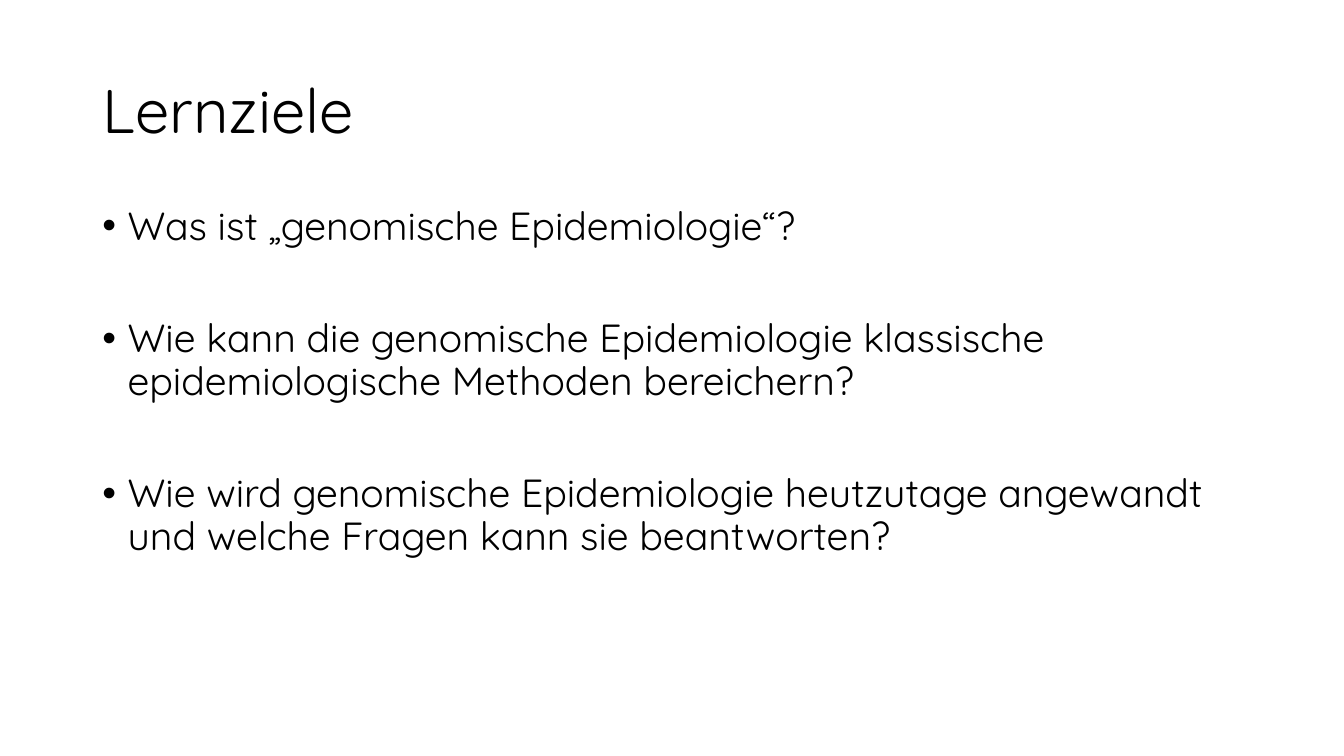
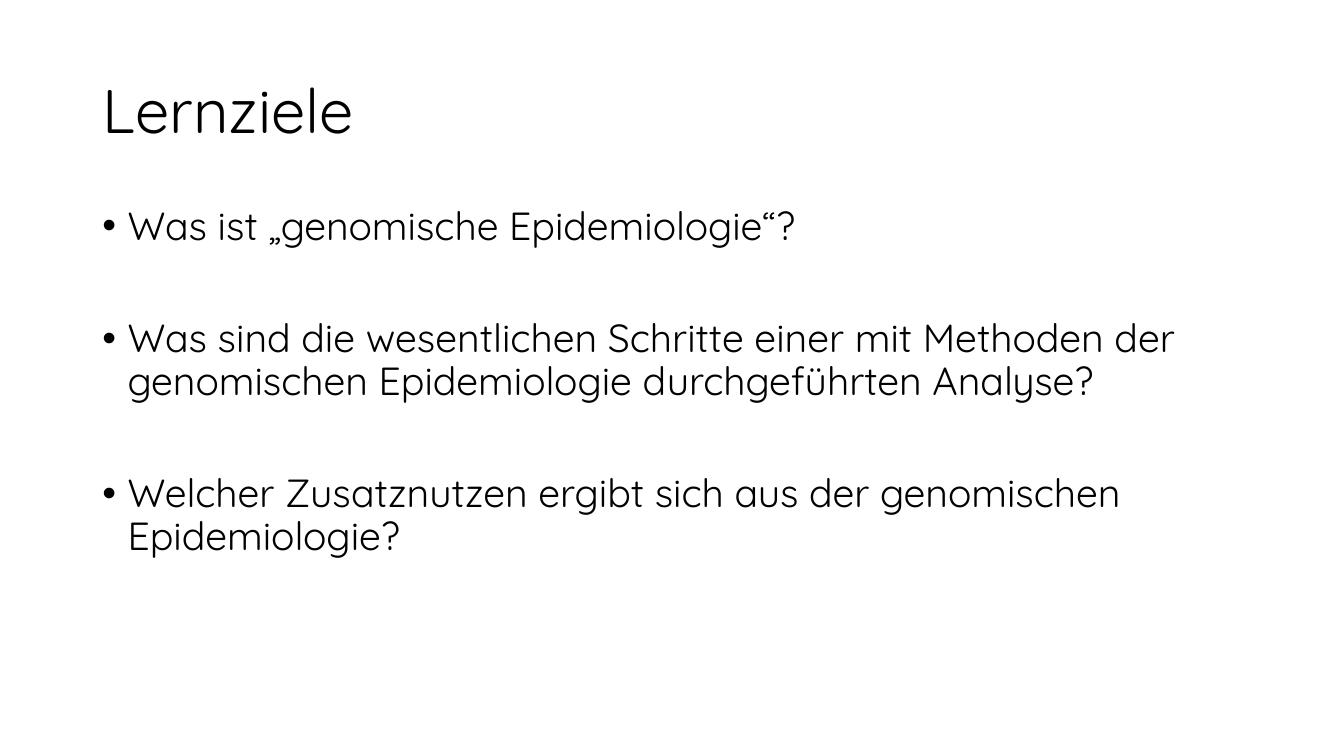
Before and after one commit to DiltheyLab/Teaching, a slide deck: slide 2 of Genomische Epidemiologie.pptx. Drawn at 1344x756 pixels with LibreOffice and Linux fonts; fonts in the diff are those of the drawing. Boxes give left, top, right and bottom in pixels: in the first picture for what was removed or moved away, otherwise in the second. Text is boxed around its words. In the diff, an @@ line names an element or a change of style, - is before the commit and + after.

```diff
--- a/Genomische Epidemiologie.pptx
+++ b/Genomische Epidemiologie.pptx
@@ text at box(128, 323, 1174, 558): text changed @@
-• Wie kann die genomische Epidemiologie klassische epidemiologische Methoden bereichern?
-• Wie wird genomische Epidemiologie heutzutage angewandt und welche Fragen kann sie beantworten?
+• Was sind die wesentlichen Schritte einer mit Methoden der genomischen Epidemiologie durchgeführten Analyse?
+• Welcher Zusatznutzen ergibt sich aus der genomischen Epidemiologie?
```
Also in this commit, not shown: 9 other slides changed, 3 slides removed.
